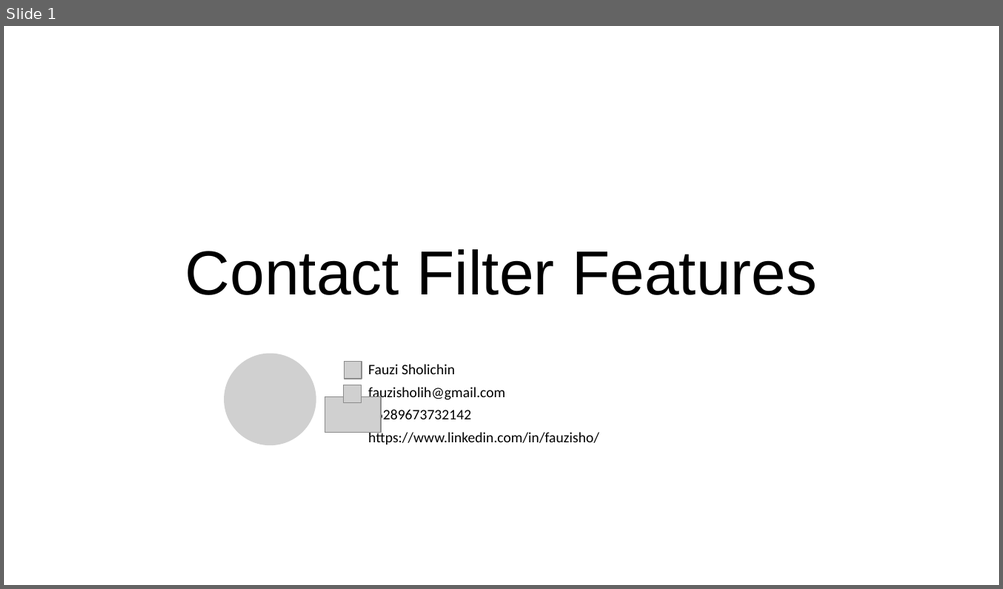
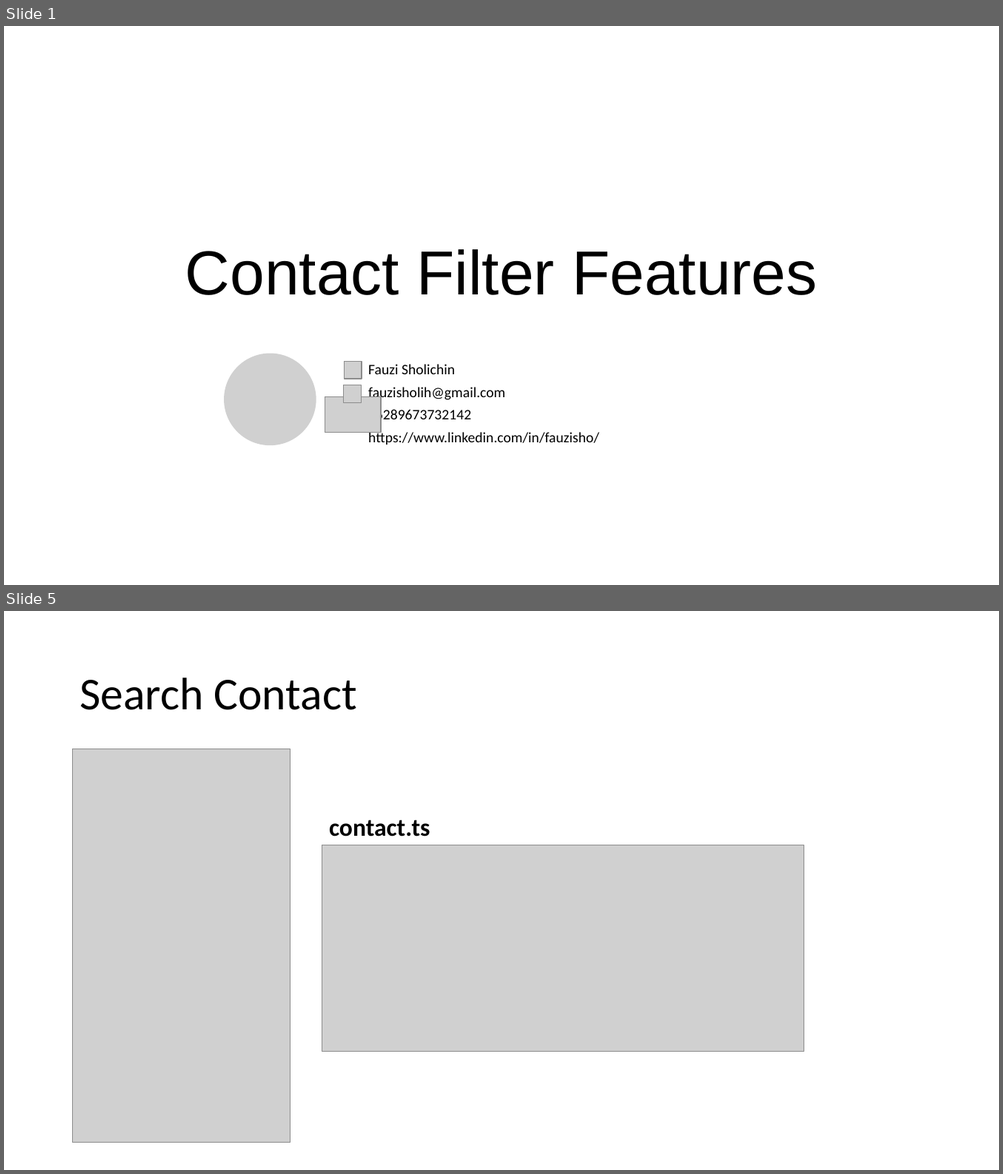
Before and after one commit to fauzisho/ionic-module-learning, a slide deck: 5. Local Data/Custom Contact Feature.pptx. Shown one above the other, each under a label of ours: slide 1 before the commit, slides 1 and 5 after it; the slides between them are not shown. The pictures are 1003x589 and 1003x1174 pixels, drawn with LibreOffice and Linux fonts; fonts in the diff are those of the drawing; grey boxes stand for pictures; background and template pictures are left out. Boxes give left, top, right and bottom in pixels: in the first picture for what was removed or moved away, otherwise in the second. Text is boxed around its words. In the diff, an @@ line names an element or a change of style, - is before the commit and + after.

```diff
--- a/5. Local Data/Custom Contact Feature.pptx
+++ b/5. Local Data/Custom Contact Feature.pptx
@@ slide 5 added at [4, 611, 999, 1170], background #FFFFFF @@
@@ title added at [79, 678, 357, 710], 44 pt, text #000000 @@
+Search Contact
@@ picture added at [73, 749, 290, 1143] @@
@@ text added at [329, 820, 430, 837], 24 pt, text #000000, bold @@
+contact.ts
@@ picture added at [322, 846, 804, 1051] @@
```
Also in this commit, not shown: 1 slide changed, 10 other slides added, 1 slide removed.
